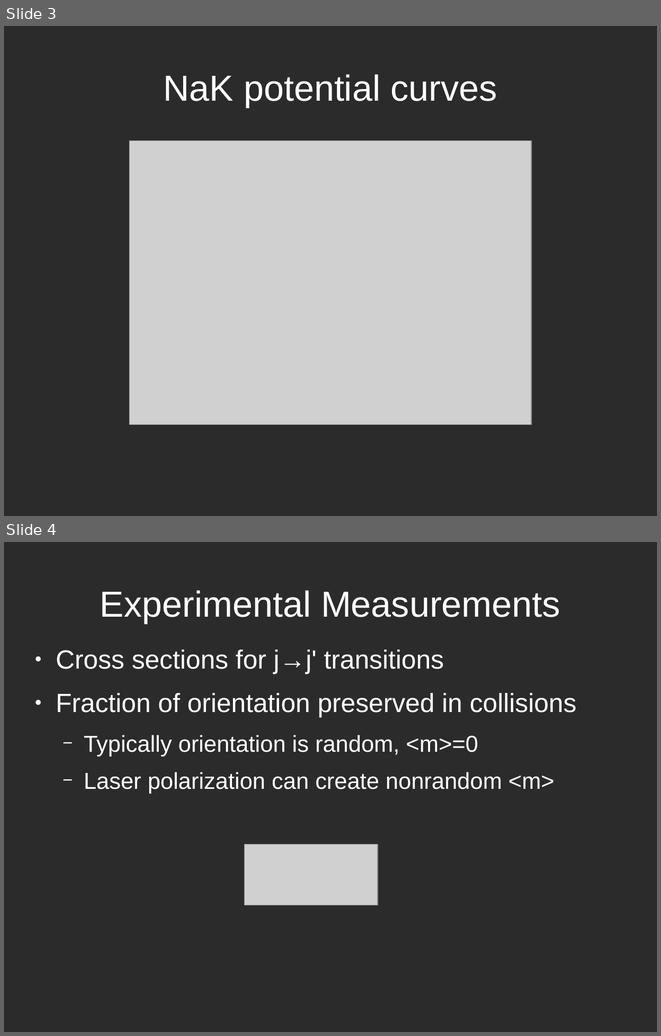
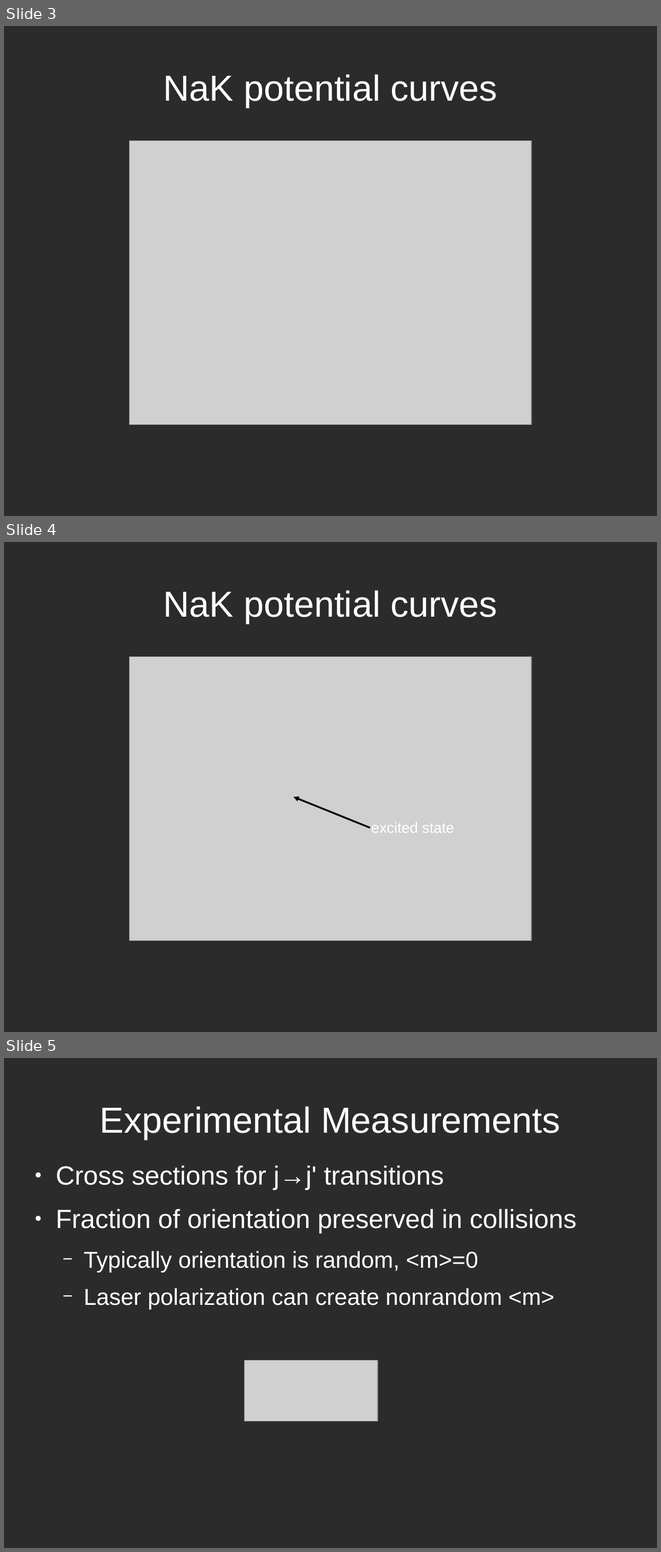
Before and after one commit to atowneND/HeNaK_Collisions, a slide deck: Presentation.odp. Shown one above the other, each under a label of ours: slides 3 and 4 before the commit, slides 3, 4 and 5 after it. The pictures are 661x1036 and 661x1552 pixels, drawn with LibreOffice and Linux fonts; fonts in the diff are those of the drawing; grey boxes stand for pictures; background and template pictures are left out; a plain dark background stands for a picture behind light text. Boxes give left, top, right and bottom in pixels: in the first picture for what was removed or moved away, otherwise in the second. Text is boxed around its words. In the diff, an @@ line names an element or a change of style, - is before the commit and + after.

```diff
--- a/Presentation.odp
+++ b/Presentation.odp
@@ slide 4 added at <box>4,542,657,1032</box>, background picture (left out) @@
@@ title added at <box>163,590,497,624</box>, 44 pt, text #FFFFFF @@
+NaK potential curves
@@ picture added at <box>130,657,532,942</box> @@
@@ arrow added from (370, 828) to (294, 797), #000000 2.15 pt @@
@@ text added at <box>371,822,454,833</box>, 18 pt, text #FFFFFF @@
+excited state
@@ what was slide 4 is now slide 5 @@
```
Also in this commit, not shown: 7 slides changed, 1 other slide added, 2 slides removed, 4 other files.
